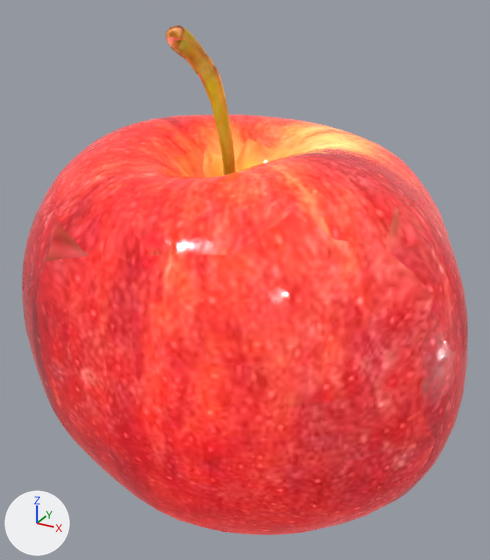
An edit to the glTF model Pages/import-oversight/Assets/Models/apple.gltf, drawn before and after from the same camera.
Both versions are drawn from a 50 mm lens placed at (0.0379, -0.0692, 0.0411), pointed at (0.0, -0.0004, 0.0066). Lighting does not change. The marker at lower left points along +X, +Y and +Z.

Objects in the first picture: 'mk_apple'.
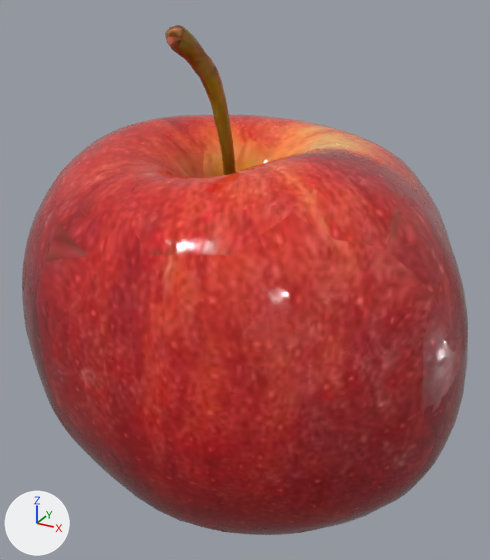
Where the change shows, as pixel boxes [x1, y1, x2, y2] in the pictures (490 x 560 px):
'mk_apple', surface changed: [22, 25, 468, 535] in both

The change, as a diff of the scene's bpy script:
```diff
--- a/Pages/import-oversight/Assets/Models/apple.gltf.py
+++ b/Pages/import-oversight/Assets/Models/apple.gltf.py
@@ mat_apple1_u1_v1_002 @@
 mat_apple1_u1_v1_002 = bpy.data.materials.new('Apple1_u1_v1.002')
-# nodes: BsdfPrincipled, Math, NormalMap, OutputMaterial, SeparateColor, TexImage x4
+# nodes: BsdfPrincipled, Math, NormalMap, OutputMaterial, SeparateColor, TexImage x3
 # uses the picture img_apple1_u1_v1_diffuse
```
